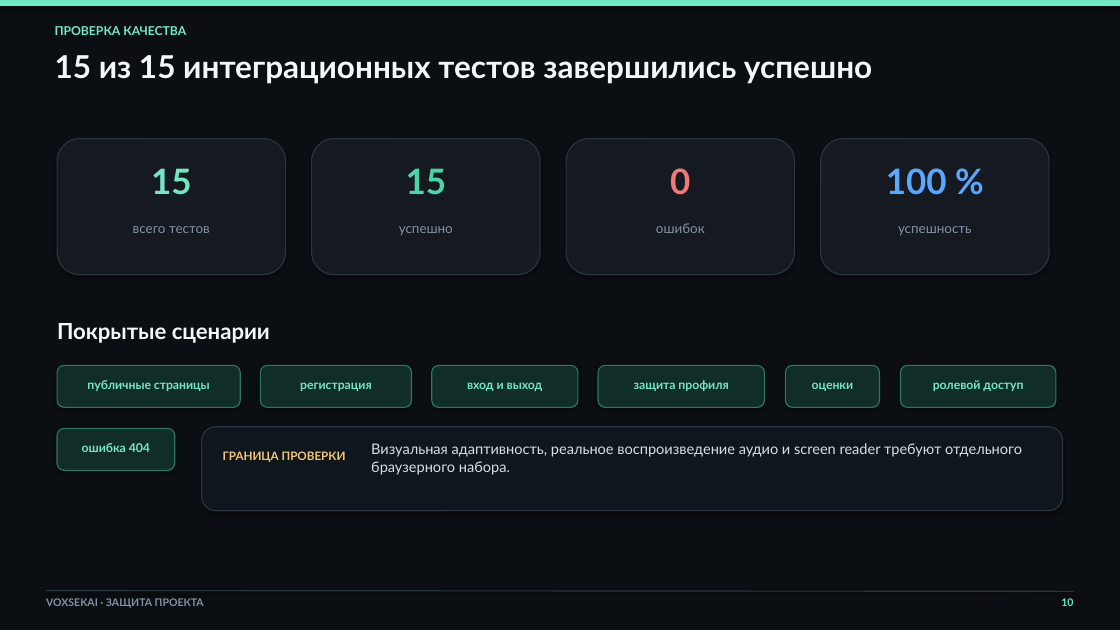
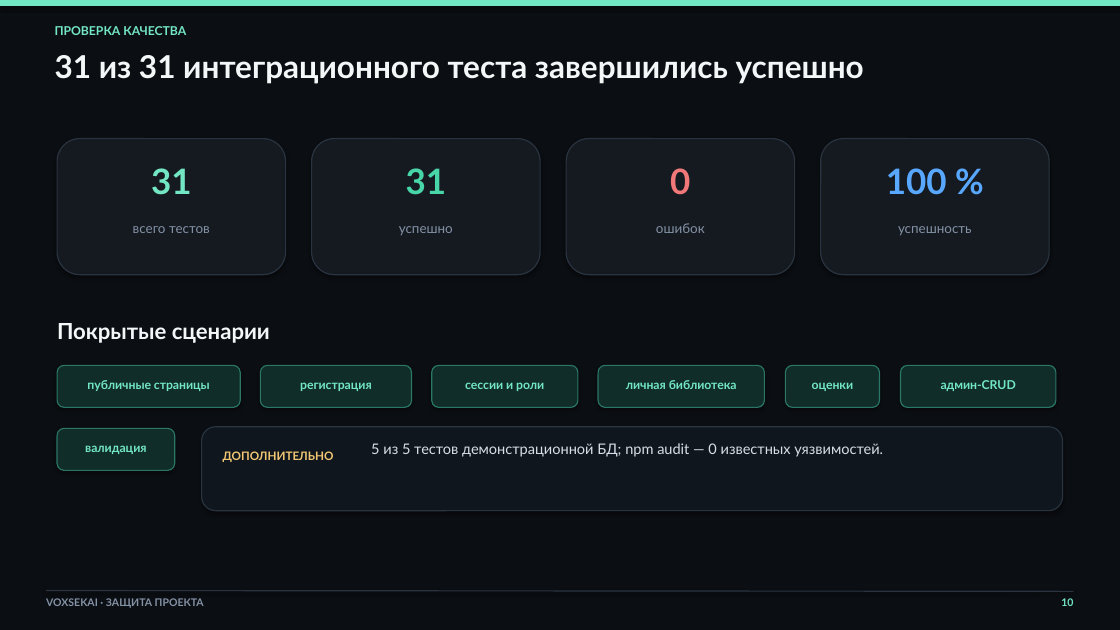
Before and after one commit to Yoshimru/voxsekai, a slide deck: slide 10 of reports/Презентация VoxSekai.pptx. Drawn at 1120x630 pixels with LibreOffice and Linux fonts; fonts in the diff are those of the drawing. Boxes give left, top, right and bottom in pixels: in the first picture for what was removed or moved away, otherwise in the second. Text is boxed around its words. In the diff, an @@ line names an element or a change of style, - is before the commit and + after.

```diff
--- a/reports/Презентация VoxSekai.pptx
+++ b/reports/Презентация VoxSekai.pptx
@@ text at [55,55,864,84]: text changed @@
-15 из 15 интеграционных тестов завершились успешно
+31 из 31 интеграционного теста завершились успешно
@@ text at [151,168,192,195]: text changed @@
-15
+31
@@ text at [406,168,447,195]: text changed @@
-15
+31
@@ text at [465,382,544,391]: text changed @@
-вход и выход
+сессии и роли
@@ text at [626,380,737,389]: text changed @@
-защита профиля
+личная библиотека
@@ text at [941,380,1016,391]: text changed @@
-ролевой доступ
+админ-CRUD
@@ text at [85,445,146,454]: text changed @@
-ошибка 404
+валидация
@@ text at [371,443,883,457]: text changed @@
-Визуальная адаптивность, реальное воспроизведение аудио и screen reader требуют отдельного браузерного набора.
+5 из 5 тестов демонстрационной БД; npm audit — 0 известных уязвимостей.
@@ text at [223,451,334,462]: text changed @@
-ГРАНИЦА ПРОВЕРКИ
+ДОПОЛНИТЕЛЬНО
```
Also in this commit, not shown: 5 other slides changed, 7 other files.
